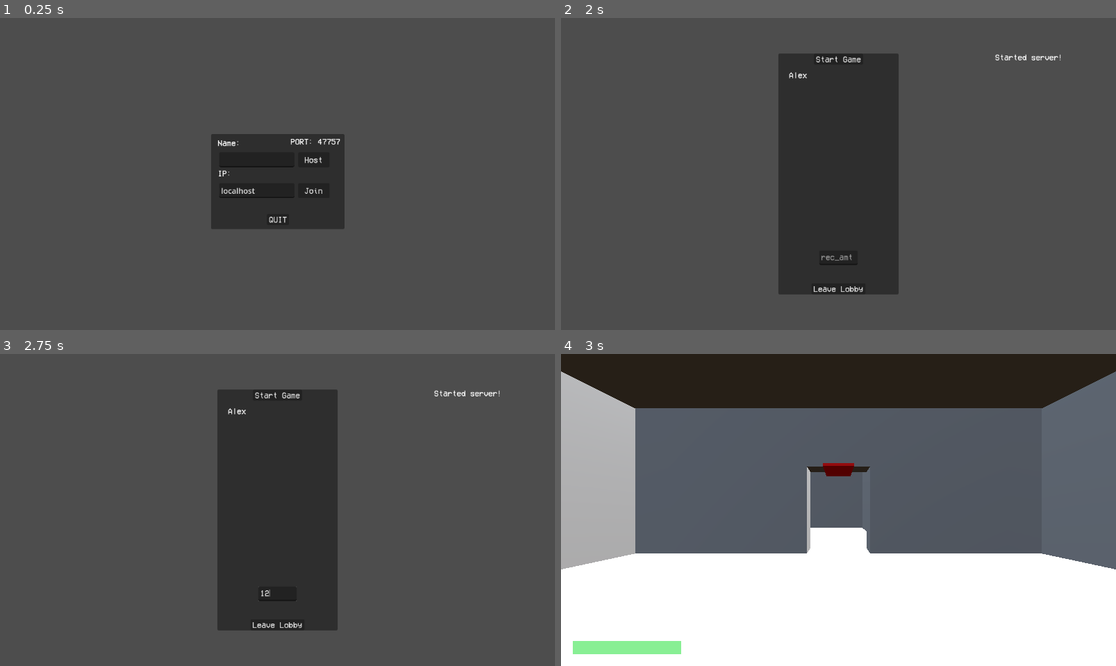
Above: before the commit, frames 1-4 (two rows, left to right).
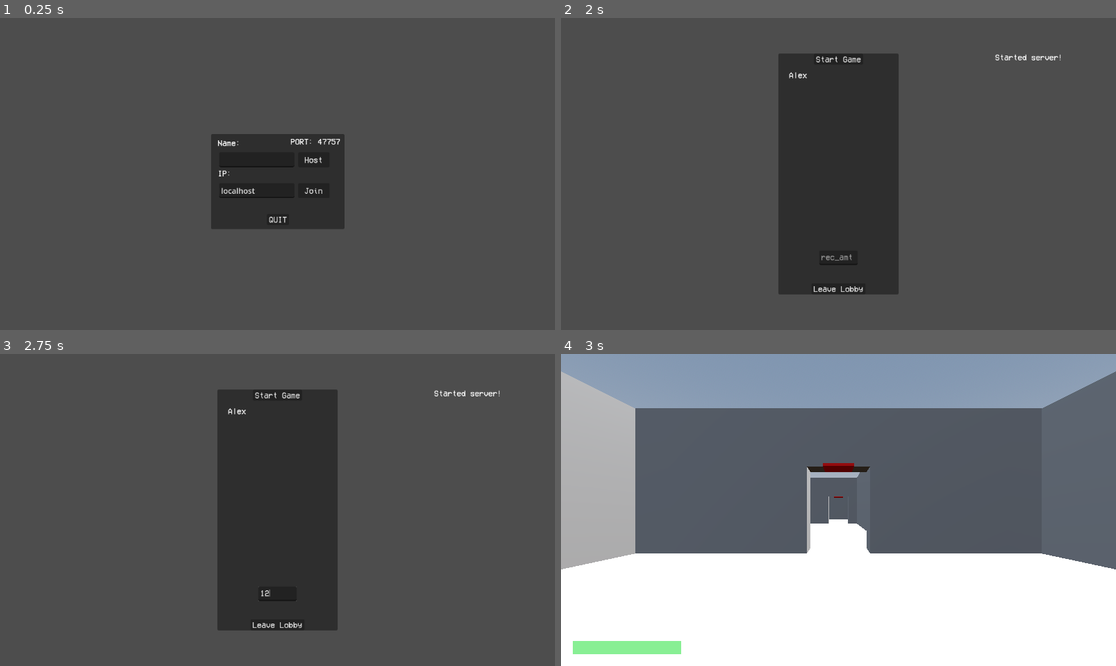
Above: after the commit, the same moments.

Repository: ts-scik/goop-gun
Game: Godot game, scene res://Prefabs/main_scene.tscn
Two runs of this game, one before a commit and one after it. Both use one fixed random seed, a clock stepped at 60 frames per second and the inputs below. The engine's default icon, where the game draws it, is replaced by a stand-in: a white triangle on a blue panel in a dark square.
Inputs (mouse positions are in pixels of both pictures, inside the frame that each line leads up to):
- Up to frame 1 (0.25 s): no input
- Up to frame 2 (2 s): click (816, 158) at 0.52 s; type "Alex" at 0.6 s; click "Host" at 1.25 s
- Up to frame 3 (2.75 s): click (277, 594) at 2.02 s; type "12" at 2.1 s
- Up to frame 4 (3 s): click "Start Game" at 2.75 s

Frames 1-3 are identical in both runs. In frame 4, 16% of the frame differs, in the area x 0-100%, y 0-57%.

Commit message:
fixed bug with world-gen for rooms of non-standard size

Diff:
--- a/Prefabs/Level/Rooms/Scenes/rm_01-cross.tscn
+++ b/Prefabs/Level/Rooms/Scenes/rm_01-cross.tscn
@@ -26,6 +26,7 @@
 
 [node name="cieling" type="CSGBox3D" parent="RoomCombiner"]
 transform = Transform3D(1, 0, 0, 0, 1, 0, 0, 0, 1, 0, 5.25, 0)
+visible = false
 size = Vector3(15, 0.5, 15)
 
 [node name="wall_W" type="CSGCombiner3D" parent="RoomCombiner"]
--- a/Prefabs/Level/Rooms/Scenes/rm_02-hall.tscn
+++ b/Prefabs/Level/Rooms/Scenes/rm_02-hall.tscn
@@ -25,6 +25,7 @@
 
 [node name="cieling" type="CSGBox3D" parent="RoomCombiner"]
 transform = Transform3D(1, 0, 0, 0, 1, 0, 0, 0, 1, 0, 5.25, 0)
+visible = false
 size = Vector3(15, 0.5, 15)
 
 [node name="wall_W" type="CSGCombiner3D" parent="RoomCombiner"]
--- a/Prefabs/Level/Rooms/Scenes/rm_03-L-turn.tscn
+++ b/Prefabs/Level/Rooms/Scenes/rm_03-L-turn.tscn
@@ -25,6 +25,7 @@
 
 [node name="cieling" type="CSGBox3D" parent="RoomCombiner"]
 transform = Transform3D(1, 0, 0, 0, 1, 0, 0, 0, 1, 0, 5.25, 0)
+visible = false
 size = Vector3(15, 0.5, 15)
 
 [node name="wall_W" type="CSGCombiner3D" parent="RoomCombiner"]
--- a/Prefabs/Level/Rooms/Scenes/rm_04-T-connector.tscn
+++ b/Prefabs/Level/Rooms/Scenes/rm_04-T-connector.tscn
@@ -25,6 +25,7 @@
 
 [node name="cieling" type="CSGBox3D" parent="RoomCombiner"]
 transform = Transform3D(1, 0, 0, 0, 1, 0, 0, 0, 1, 0, 5.25, 0)
+visible = false
 size = Vector3(15, 0.5, 15)
 
 [node name="wall_W" type="CSGCombiner3D" parent="RoomCombiner"]
--- a/Prefabs/Level/Rooms/Scenes/rm_05-end.tscn
+++ b/Prefabs/Level/Rooms/Scenes/rm_05-end.tscn
@@ -25,6 +25,7 @@
 
 [node name="cieling" type="CSGBox3D" parent="RoomCombiner"]
 transform = Transform3D(1, 0, 0, 0, 1, 0, 0, 0, 1, 0, 5.25, 0)
+visible = false
 size = Vector3(15, 0.5, 15)
 
 [node name="wall_W" type="CSGCombiner3D" parent="RoomCombiner"]
--- a/Prefabs/Level/Rooms/Scenes/rm_06-big-L-turn.tscn
+++ b/Prefabs/Level/Rooms/Scenes/rm_06-big-L-turn.tscn
@@ -13,7 +13,7 @@
 PlayerSpawns = [NodePath("PlayerSpawns/PlayerSpawn")]
 
 [node name="MeshInstance3D" type="MeshInstance3D" parent="."]
-transform = Transform3D(1, 0, 0, 0, 0.099999964, 0, 0, 0, 1, 0, 2.95, -7)
+transform = Transform3D(1, 0, 0, 0, 0.099999964, 0, 0, 0, 1, 0, 2.95, -22)
 mesh = SubResource("BoxMesh_syp6i")
 
 [node name="RoomCombiner" type="CSGCombiner3D" parent="."]
@@ -23,33 +23,33 @@
 visible = false
 
 [node name="cieling" type="CSGBox3D" parent="RoomCombiner/CielContainer"]
+transform = Transform3D(1, 0, 0, 0, 1, 0, 0, 0, 1, 0, 5.25, -15)
+size = Vector3(15, 0.5, 15)
+
+[node name="cieling2" type="CSGBox3D" parent="RoomCombiner/CielContainer"]
 transform = Transform3D(1, 0, 0, 0, 1, 0, 0, 0, 1, 0, 5.25, 0)
 size = Vector3(15, 0.5, 15)
 
-[node name="cieling2" type="CSGBox3D" parent="RoomCombiner/CielContainer"]
-transform = Transform3D(1, 0, 0, 0, 1, 0, 0, 0, 1, 0, 5.25, 15)
-size = Vector3(15, 0.5, 15)
-
 [node name="cieling3" type="CSGBox3D" parent="RoomCombiner/CielContainer"]
-transform = Transform3D(1, 0, 0, 0, 1, 0, 0, 0, 1, 15, 5.25, 15)
+transform = Transform3D(1, 0, 0, 0, 1, 0, 0, 0, 1, 15, 5.25, 0)
 size = Vector3(15, 0.5, 15)
 
 [node name="FloorCombiner" type="CSGCombiner3D" parent="RoomCombiner"]
 
 [node name="floor" type="CSGBox3D" parent="RoomCombiner/FloorCombiner"]
+transform = Transform3D(1, 0, 0, 0, 1, 0, 0, 0, 1, 0, -0.25, -15)
+size = Vector3(15, 0.5, 15)
+
+[node name="floor2" type="CSGBox3D" parent="RoomCombiner/FloorCombiner"]
 transform = Transform3D(1, 0, 0, 0, 1, 0, 0, 0, 1, 0, -0.25, 0)
 size = Vector3(15, 0.5, 15)
 
-[node name="floor2" type="CSGBox3D" parent="RoomCombiner/FloorCombiner"]
-transform = Transform3D(1, 0, 0, 0, 1, 0, 0, 0, 1, 0, -0.25, 15)
-size = Vector3(15, 0.5, 15)
-
 [node name="floor3" type="CSGBox3D" parent="RoomCombiner/FloorCombiner"]
-transform = Transform3D(1, 0, 0, 0, 1, 0, 0, 0, 1, 15, -0.25, 15)
+transform = Transform3D(1, 0, 0, 0, 1, 0, 0, 0, 1, 15, -0.25, 0)
 size = Vector3(15, 0.5, 15)
 
 [node name="wall_W" type="CSGCombiner3D" parent="RoomCombiner"]
-transform = Transform3D(1, 0, 0, 0, 1, 0, 0, 0, 1, 7.25, 0, 0)
+transform = Transform3D(1, 0, 0, 0, 1, 0, 0, 0, 1, 7.25, 0, -15)
 
 [node name="wall" type="CSGBox3D" parent="RoomCombiner/wall_W"]
 transform = Transform3D(1, 0, 0, 0, 1, 0, 0, 0, 1, 0, 2.5, 0.25)
@@ -61,14 +61,14 @@
 size = Vector3(0.5, 3, 2.2)
 
 [node name="wall_E" type="CSGCombiner3D" parent="RoomCombiner"]
-transform = Transform3D(-1, 0, -8.742278e-08, 0, 1, 0, 8.742278e-08, 0, -1, -7.25, 0, 7.5)
+transform = Transform3D(-1, 0, -8.742278e-08, 0, 1, 0, 8.742278e-08, 0, -1, -7.25, 0, -7.5)
 
 [node name="wall" type="CSGBox3D" parent="RoomCombiner/wall_E"]
 transform = Transform3D(1, 0, 0, 0, 1, 0, 0, 0, 1, 0, 2.5, 0)
 size = Vector3(0.5, 5, 29)
 
 [node name="wall_S" type="CSGCombiner3D" parent="RoomCombiner"]
-transform = Transform3D(-4.371139e-08, 0, 1, 0, 1, 0, -1, 0, -4.371139e-08, 0, 0, -7.25)
+transform = Transform3D(-4.371139e-08, 0, 1, 0, 1, 0, -1, 0, -4.371139e-08, 0, 0, -22.25)
 
 [node name="wall" type="CSGBox3D" parent="RoomCombiner/wall_S"]
 transform = Transform3D(1, 0, 0, 0, 1, 0, 0, 0, 1, 0, 2.5, 0)
@@ -80,7 +80,7 @@
 size = Vector3(0.5, 3, 2.2)
 
 [node name="wall_W2" type="CSGCombiner3D" parent="RoomCombiner"]
-transform = Transform3D(1, 0, 0, 0, 1, 0, 0, 0, 1, 22.25, 0, 15)
+transform = Transform3D(1, 0, 0, 0, 1, 0, 0, 0, 1, 22.25, 0, 0)
 
 [node name="wall" type="CSGBox3D" parent="RoomCombiner/wall_W2"]
 transform = Transform3D(1, 0, 0, 0, 1, 0, 0, 0, 1, 0, 2.5, -0.25)
@@ -92,14 +92,14 @@
 size = Vector3(0.5, 3, 2.2)
 
 [node name="wall_S2" type="CSGCombiner3D" parent="RoomCombiner"]
-transform = Transform3D(-4.371139e-08, 0, 1, 0, 1, 0, -1, 0, -4.371139e-08, 14.75, 0, 7.75)
+transform = Transform3D(-4.371139e-08, 0, 1, 0, 1, 0, -1, 0, -4.371139e-08, 14.75, 0, -7.25)
 
 [node name="wall" type="CSGBox3D" parent="RoomCombiner/wall_S2"]
 transform = Transform3D(1, 0, 0, 0, 1, 0, 0, 0, 1, 0, 2.5, 0)
 size = Vector3(0.5, 5, 14.5)
 
 [node name="wall_N" type="CSGCombiner3D" parent="RoomCombiner"]
-transform = Transform3D(-4.371139e-08, 0, -1, 0, 1, 0, 1, 0, -4.371139e-08, 7.5, 0, 22.25)
+transform = Transform3D(-4.371139e-08, 0, -1, 0, 1, 0, 1, 0, -4.371139e-08, 7.5, 0, 7.25)
 
 [node name="wall" type="CSGBox3D" parent="RoomCombiner/wall_N"]
 transform = Transform3D(1, 0, 0, 0, 1, 0, 0, 0, 1, 0, 2.5, 0)
--- a/Scripts/Player/player.gd
+++ b/Scripts/Player/player.gd
@@ -78,12 +78,13 @@
 
 	# TODO DEBUG
 	"""
-	var flyspeed = 1000
-	velocity.y = 0
-	if Input.is_action_pressed("jump"):
-		velocity.y = delta*flyspeed
-	elif Input.is_action_pressed("crouch"):
-		velocity.y = -delta*flyspeed
+	if(1==1):
+		var flyspeed = 1000
+		velocity.y = 0
+		if Input.is_action_pressed("jump"):
+			velocity.y = delta*flyspeed
+		elif Input.is_action_pressed("crouch"):
+			velocity.y = -delta*flyspeed
 	"""
 
 	# Handle movement inputs
--- a/Scripts/world.gd
+++ b/Scripts/world.gd
@@ -60,7 +60,7 @@
 func generate_world_data() -> Array:
 	# TODO: move this
 	# Populate an array with our possible rooms + their data
-	var room_names = ["rm_01","rm_02","rm_03","rm_04","rm_05"]
+	var room_names = ["rm_01","rm_02","rm_03","rm_04","rm_05","rm_06"]
 	for n in room_names:
 		rooms.append(load("res://Prefabs/Level/Rooms/Resources/"+n+".tres"))
 	var main_room = rooms[0]
@@ -102,7 +102,7 @@
 		var cell_rotated := Vector3i.ZERO
 		if(cell_pos_local != cell_rotated): # If the cell pos is (0,0,0), don't rotate it
 			cell_rotated = scik.Vector3i_rotated(cell_pos_local, Vector3i.UP, 90*-rot)
-		var cell_pos : Vector3i = cell_rotated + pos + room.Origin
+		var cell_pos : Vector3i = cell_rotated + pos
 		# Mark the cell as used in our world_grid (TODO: hate that this is a dict)
 		var cell_pos_as_string := vector3i_as_string(cell_pos)
 		world_grid[cell_pos_as_string] = true
@@ -114,7 +114,7 @@
 			# Determine the edge's position relative to cell origin
 			var edge_rotated := scik.Vector3i_rotated(offset, Vector3i.UP, 90*-((edge_idx+rot)%4))
 			# Get edge position on grid (currently doubling coords instead of using offset of 0.5)
-			var edge_pos : Vector3i = edge_rotated + (2*pos) + (2*room.Origin) + (2*cell_rotated)
+			var edge_pos : Vector3i = edge_rotated + (2*pos) + (2*cell_rotated)
 			var edge_pos_as_string := vector3i_as_string(edge_pos)
 
 			# If this is an exit, try adding it to our exits list
@@ -141,7 +141,7 @@
 func add_room_recursive(pos : Vector3i, base_rot : int, curr_depth : int, max_depth : int) -> Array:
 	#print(pos, base_rot, "\td: ",curr_depth)
 	if is_occupied(pos): # Early return if our position is marked
-		print("backtrack") # -- hopefully shouldn't hit this?? TODO - hitting it a bit
+		#print("backtrack") # -- hopefully shouldn't hit this?? TODO - hitting it a bit
 		return []
 	if (curr_depth > max_depth): return [] # Early return if we're past max recursion/path depth
 	# Get a random valid room + valid rotation of that room
@@ -149,10 +149,13 @@
 	if(chosen_room_and_rotation.is_empty()): return [] # Early return if there weren't any legal rooms
 	var chosen_room : RoomData = chosen_room_and_rotation[0]
 	var chosen_rotation : int = chosen_room_and_rotation[1] # rotation IN GRID
+	var pos_adj = pos
+	if(chosen_room.Origin != Vector3i.ZERO):
+		pos_adj = pos + scik.Vector3i_rotated(chosen_room.Origin, Vector3.UP, -90*base_rot)
 	# Place the chosen room
-	var exits = get_exits_mark_fills(chosen_room, pos, chosen_rotation) # Place the chosen room in world_grid
+	var exits = get_exits_mark_fills(chosen_room, pos_adj, chosen_rotation) # Place the chosen room in world_grid
 	var result_data = [] # Place the room in world_data
-	result_data.append([chosen_room.Name, pos, chosen_rotation])
+	result_data.append([chosen_room.Name, pos_adj, chosen_rotation])
 	# Recursively place a room at each exit
 	for exit in exits:
 		result_data.append_array(add_room_recursive(exit[0], exit[1], curr_depth+1, max_depth))
@@ -164,8 +167,12 @@
 	var valid_room_rots : Array = []
 	# Check all rooms
 	for room in rooms:
+		# Adjust position in case of non-standard origin
+		var pos_adj = pos
+		if(room.Origin != Vector3i.ZERO):
+			pos_adj = pos + scik.Vector3i_rotated(room.Origin, Vector3.UP, -90*base_rot)
 		# Check for valid rotations of the rooms
-		var valid_rotations = get_valid_rotations(room, pos, base_rot)
+		var valid_rotations = get_valid_rotations(room, pos_adj, base_rot)
 		if valid_rotations.size() > 0: # If we got any valid rotations back, add them
 			valid_room_rots.append([room, valid_rotations])
 	if(valid_room_rots.is_empty()): return [] # Early return if no rooms can be added
@@ -196,9 +203,9 @@
 		var cell_rotated_local := Vector3i.ZERO
 		if(cell_pos_local != cell_rotated_local): # If the cell pos is (0,0,0), don't rotate it
 			cell_rotated_local = scik.Vector3i_rotated(cell_pos_local, Vector3i.UP, 90*-(rot%4))
-		var cell_pos_grid : Vector3i = cell_rotated_local + pos + room.Origin
+		var cell_pos_grid : Vector3i = cell_rotated_local + pos
 		# Determine the world_edge_grid offset for the edges (means we have to pass less variables)
-		var edge_grid_offset : Vector3i = (2*pos) + (2*room.Origin) + (2*cell_rotated_local)
+		var edge_grid_offset : Vector3i = (2*pos) + (2*cell_rotated_local)
 		var cell_edges : Array = cell[1]
 		# Determine if the cell is valid
 		var is_valid_cell = check_valid_cell_placement(cell_pos_grid, cell_edges, rot, edge_grid_offset)
@@ -207,8 +214,7 @@
 
 
 ## Checks whether or not a given cell placement [cell_pos_grid], with edges [cell_edges], at a given rotation [rot], would be valid
-## edge_grid_offset is passed separately to avoid extra variables -- calculated by ((2*pos)+(2*room.origin)+(2*cell_rotated_local))
-# TODO - optimize this
+## edge_grid_offset is passed separately to avoid extra variables -- calculated by ((2*pos)+(2*cell_rotated_local))
 func check_valid_cell_placement(cell_pos_grid : Vector3i, cell_edges : Array, rot : int, edge_grid_offset : Vector3i) -> bool:
 	# Step 1 - check if the cell would even fit
 	if is_occupied(cell_pos_grid): return false # Early return if the cell is occupied
